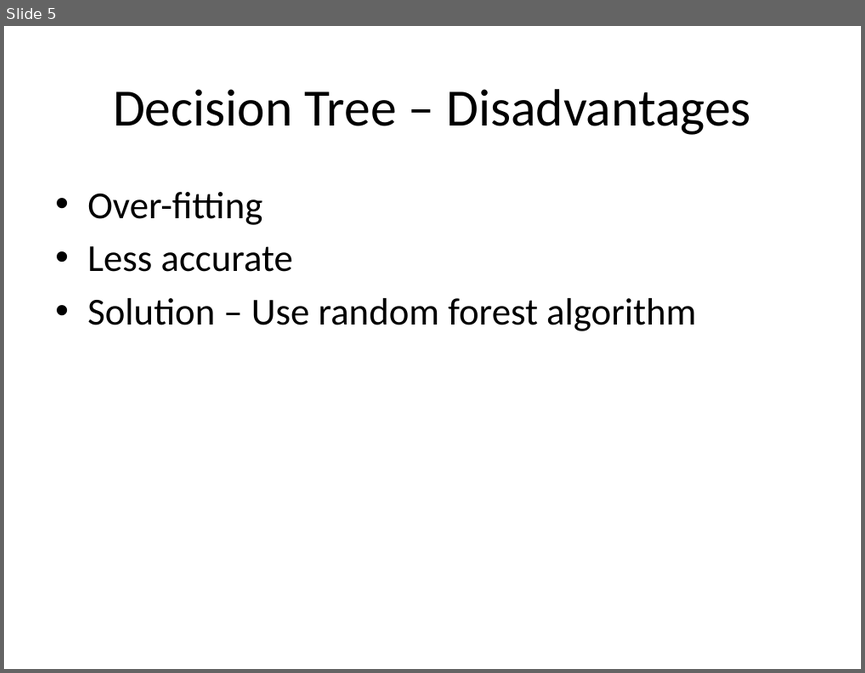
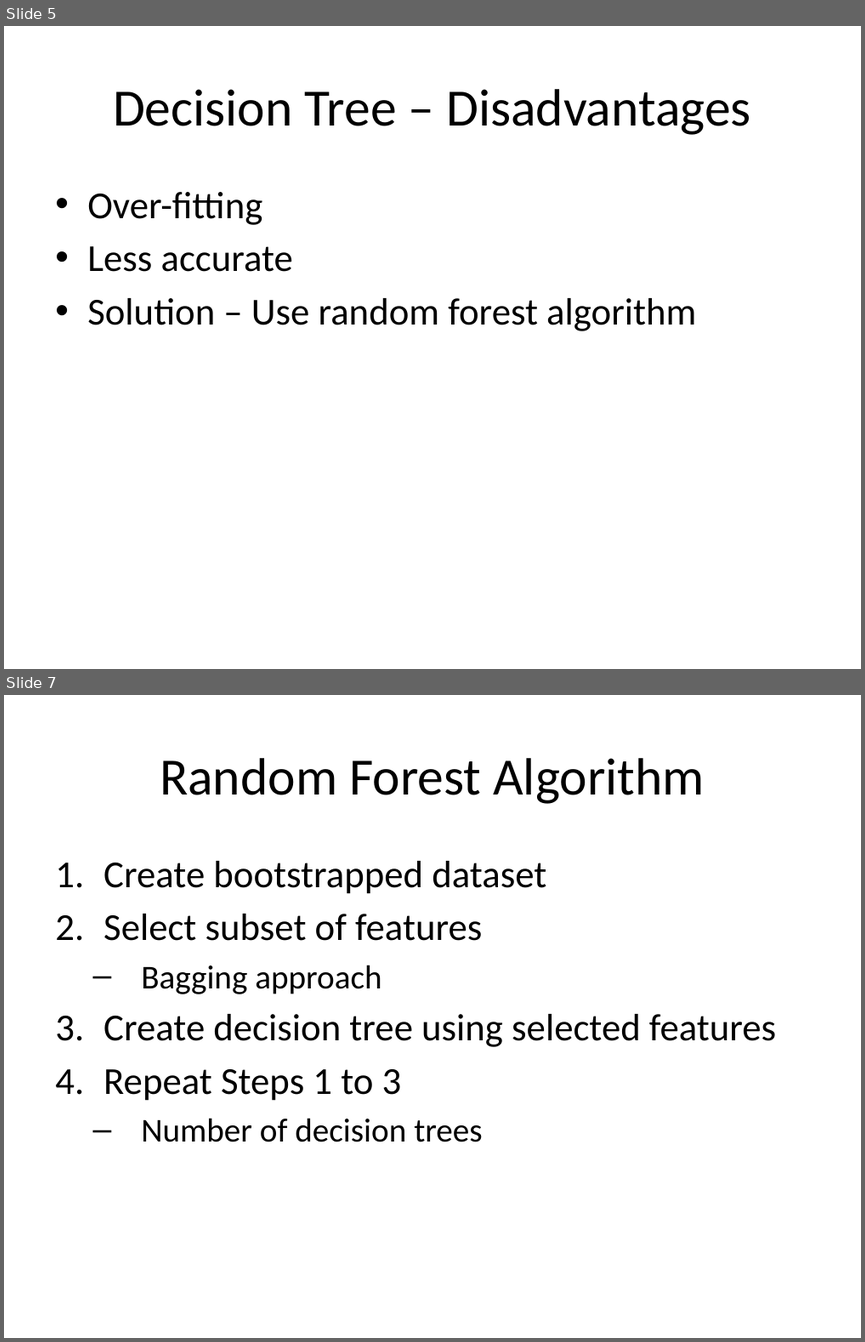
Before and after one commit to look4pritam/ArtificialIntelligence, a slide deck: MachineLearning/RandomForest/RandomForest.pptx. Shown one above the other, each under a label of ours: slide 5 before the commit, slides 5 and 7 after it; the slides between them are not shown. The pictures are 865x673 and 865x1342 pixels, drawn with LibreOffice and Linux fonts; fonts in the diff are those of the drawing. Boxes give left, top, right and bottom in pixels: in the first picture for what was removed or moved away, otherwise in the second. Text is boxed around its words. In the diff, an @@ line names an element or a change of style, - is before the commit and + after.

```diff
--- a/MachineLearning/RandomForest/RandomForest.pptx
+++ b/MachineLearning/RandomForest/RandomForest.pptx
@@ slide 7 added at (x1=4, y1=695, x2=861, y2=1338), background #FFFFFF @@
@@ title added at (x1=160, y1=758, x2=704, y2=804), 44 pt, text #000000 @@
+Random Forest Algorithm
@@ text added at (x1=103, y1=861, x2=776, y2=1142), 32 pt, text #000000 @@
+1. Create bootstrapped dataset
+2. Select subset of features
+  – Bagging approach
+3. Create decision tree using selected features
+4. Repeat Steps 1 to 3
+  – Number of decision trees
```
Also in this commit, not shown: 1 slide changed.
